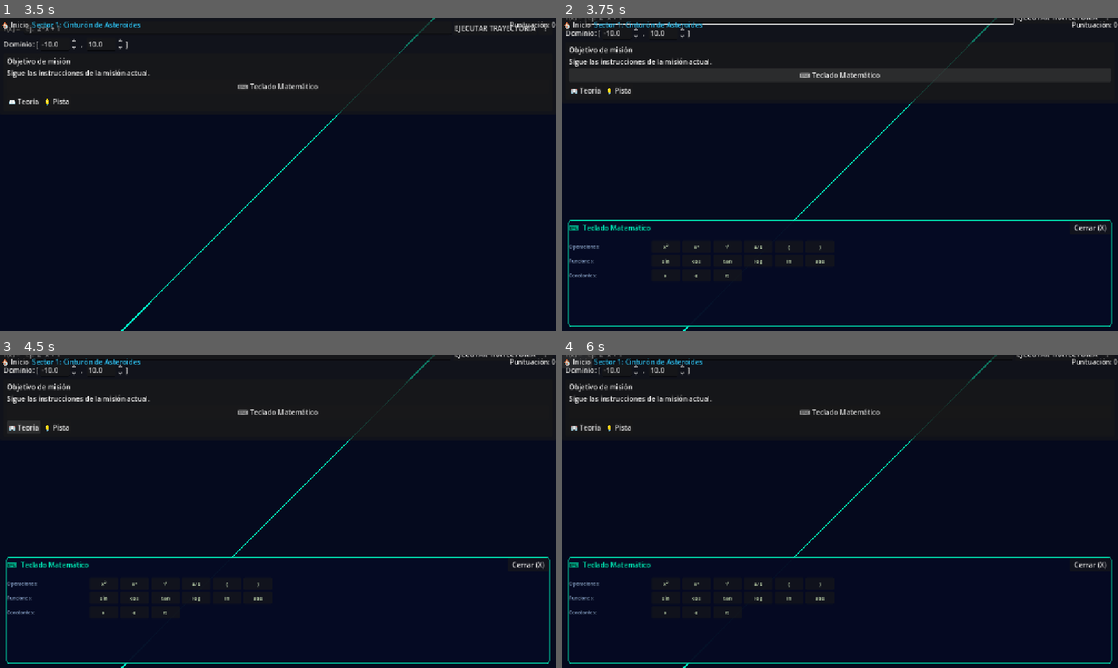
Above: before the commit, frames 1-4 (two rows, left to right).
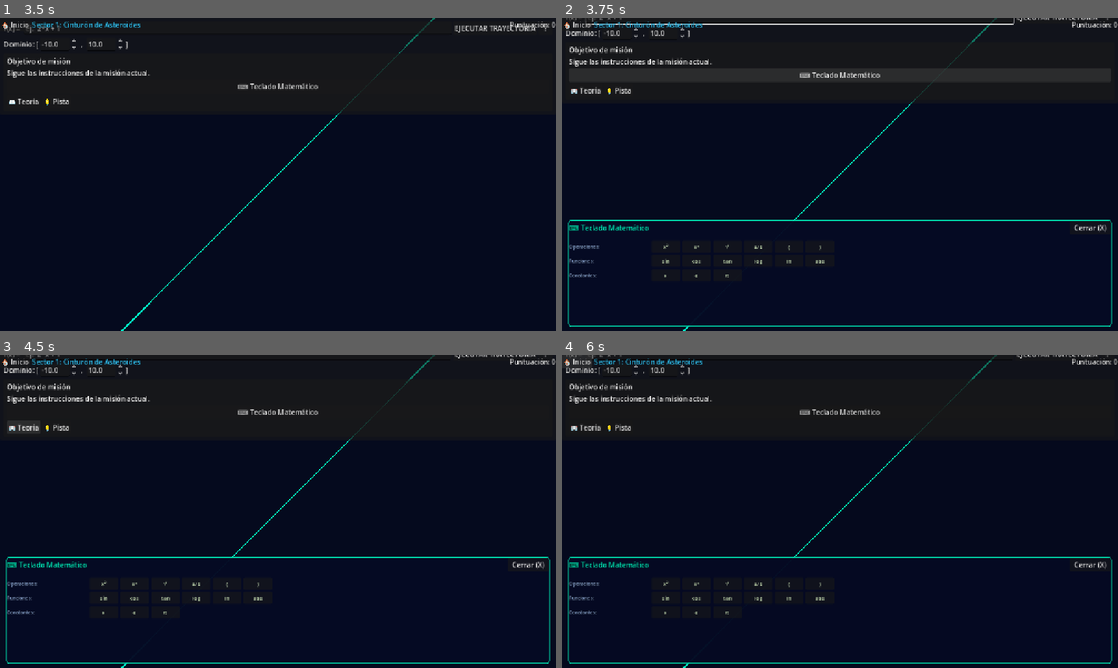
Above: after the commit, the same moments.

Repository: Scordobam-bit/ProyectoEscuela
Game: Godot game, scene res://scenes/main_menu.tscn
The game is run twice, just before and just after one commit, with the same random seed, the same clock (stepped at 60 frames per second) and the same inputs.
Inputs (mouse positions are in pixels of both pictures, inside the frame that each line leads up to):
- Up to frame 1 (3.5 s): click "INICIAR MISIÓN (Sector 1)" at 0.5 s; click (239, 27) at 1.27 s; type "12" at 1.35 s; click "EJECUTAR TRAYECTORIA" at 2 s; click "?" at 2.75 s
- Up to frame 2 (3.75 s): click "⌨ Teclado Matemático" at 3.5 s
- Up to frame 3 (4.5 s): click "📖 Teoría" at 4.25 s
- Up to frame 4 (6 s): click "💡 Pista" at 5 s; click "🏠 Inicio" at 5.75 s

Frame 1 is identical in both runs. In frame 2, 0.2% of the frame differs, in the area x 3-16%, y 66-68%; in frame 3, 0.2%; in frame 4, 0.2%.

Commit message:
Ajustar mensajes, robustez y revisiones finales de UX
Co-authored-by: Scordobam-bit <257674627+Scordobam-bit@users.noreply.github.com>
Agent-Logs-Url: https://github.com/Scordobam-bit/ProyectoEscuela/sessions/fd3379d6-5d28-431d-887e-a9694187f9e7

Diff:
--- a/scripts/sectors/sector_base.gd
+++ b/scripts/sectors/sector_base.gd
@@ -300,7 +300,8 @@
 	# Validar la sintaxis antes de graficar — mostrar mensaje educativo si falla
 	if not MathEngine.is_valid_formula(formula):
 		if hud_node:
-			hud_node.show_feedback("¡Comando inválido! Revisa tus paréntesis", "error")
+			var detailed_error: String = MathEngine.get_friendly_error_message(formula)
+			hud_node.show_feedback("¡Comando inválido! " + detailed_error, "error")
 		return
 
 	if _plotter:
@@ -335,9 +336,13 @@
 		hud_node.show_feedback("⚠ " + error_message, "error")
 
 
+func _get_sector_tutorial_key() -> String:
+	return "s%d_tutorial" % sector_index
+
+
 func _on_theory_requested() -> void:
 	if theory_panel_node:
-		var tutorial_key: String = "s%d_tutorial" % sector_index
+		var tutorial_key: String = _get_sector_tutorial_key()
 		if TheoryPanel.MISSION_BRIEFINGS.has(tutorial_key):
 			theory_panel_node.show_mission_briefing(tutorial_key)
 		else:
@@ -350,7 +355,7 @@
 		if hud_node:
 			hud_node.show_feedback("Pista: " + hint, "warning")
 		if theory_panel_node:
-			var tutorial_key: String = "s%d_tutorial" % sector_index
+			var tutorial_key: String = _get_sector_tutorial_key()
 			if TheoryPanel.MISSION_BRIEFINGS.has(tutorial_key):
 				theory_panel_node.show_mission_briefing(tutorial_key)
 		GameManager.hints_used += 1
--- a/scripts/ui/hud.gd
+++ b/scripts/ui/hud.gd
@@ -57,6 +57,9 @@
 
 ## Duración en segundos del mensaje de retroalimentación visible en pantalla.
 const FEEDBACK_DURATION: float = 5.0
+# Desplazamiento vertical del HUD (en píxeles) al abrir el teclado para evitar
+# que el LineEdit quede demasiado cerca del panel inferior.
+const KEYBOARD_VISIBLE_HUD_OFFSET: float = 26.0
 
 # Etiqueta secundaria para la explicación detallada del error.
 var _detail_label: Label = null
@@ -232,7 +235,7 @@
 	vbox.add_child(header_row)
 
 	var title_lbl: Label = Label.new()
-	title_lbl.text = "⌨  Teclado Matemático"
+	title_lbl.text = "⌨ Teclado Matemático"
 	title_lbl.add_theme_color_override("font_color", Color(0.0, 1.0, 0.8, 1.0))
 	title_lbl.size_flags_horizontal = Control.SIZE_EXPAND_FILL
 	_apply_label_outline(title_lbl)
@@ -315,8 +318,9 @@
 	if new_visible and _syntax_panel:
 		_syntax_panel.visible = false
 	if _hud_panel:
-		_hud_panel.position.y = _base_hud_panel_y - (26.0 if new_visible else 0.0)
-	_formula_input.grab_focus()
+		_hud_panel.position.y = _base_hud_panel_y - (KEYBOARD_VISIBLE_HUD_OFFSET if new_visible else 0.0)
+	if new_visible and is_instance_valid(_formula_input) and _formula_input.is_inside_tree():
+		_formula_input.grab_focus()
 
 
 # ---------------------------------------------------------------------------
--- a/scripts/ui/theory_panel.gd
+++ b/scripts/ui/theory_panel.gd
@@ -376,7 +376,7 @@
 const MISSION_BRIEFINGS: Dictionary = {
 	# ── Tutoriales obligatorios por sector ─────────────────────────────────
 	"s1_tutorial": {
-		"title": "🚀 Sector 1 — ¿Qué es una Función? (La Máquina de Café)",
+		"title": "🚀 Sector 1 — ¿Qué es una Función? (El Sistema de Navegación)",
 		"content": """[b]Concepto:[/b]
 Una [color=#00ffcc]función[/color] es una máquina: entra un número [b]X[/b], la máquina aplica una regla y sale un único [b]Y[/b].
 Si una misma X tuviera dos Y diferentes, ¡la nave colapsaría!
--- a/tests/math_engine_test.gd
+++ b/tests/math_engine_test.gd
@@ -27,7 +27,7 @@
 		test_evaluate_basic,
 		test_evaluate_sin,
 		test_evaluate_rational_continuous_fraction,
-		test_normalize_simple_rational_without_parentheses,
+		test_evaluate_non_standard_ambiguous_division_as_rational,
 		test_compose_no_corrupt_exp,
 		test_compose_no_corrupt_sin,
 		test_compose_simple,
@@ -99,7 +99,9 @@
 		"got %s" % value)
 
 
-func test_normalize_simple_rational_without_parentheses() -> bool:
+func test_evaluate_non_standard_ambiguous_division_as_rational() -> bool:
+	## Este proyecto normaliza intencionalmente "x/x+3" como "x/(x+3)"
+	## para reforzar la lectura de fracción continua en el currículo.
 	var value: float = MathEngine.evaluate("x/x+3", 3.0)
 	return _assert(_approx_equal(value, 0.5, 1e-6),
 		"evaluate('x/x+3', 3) se interpreta como x/(x+3)",
